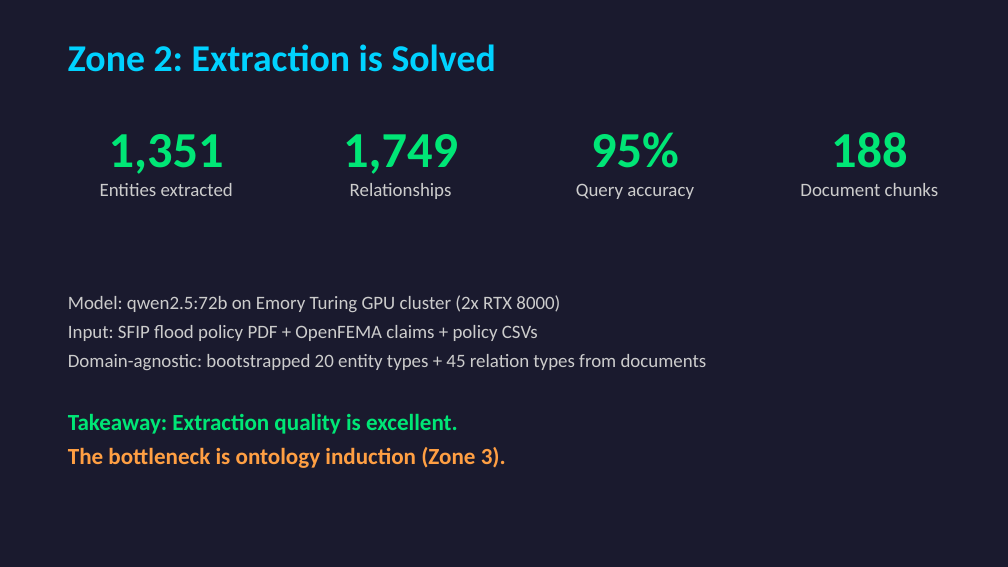
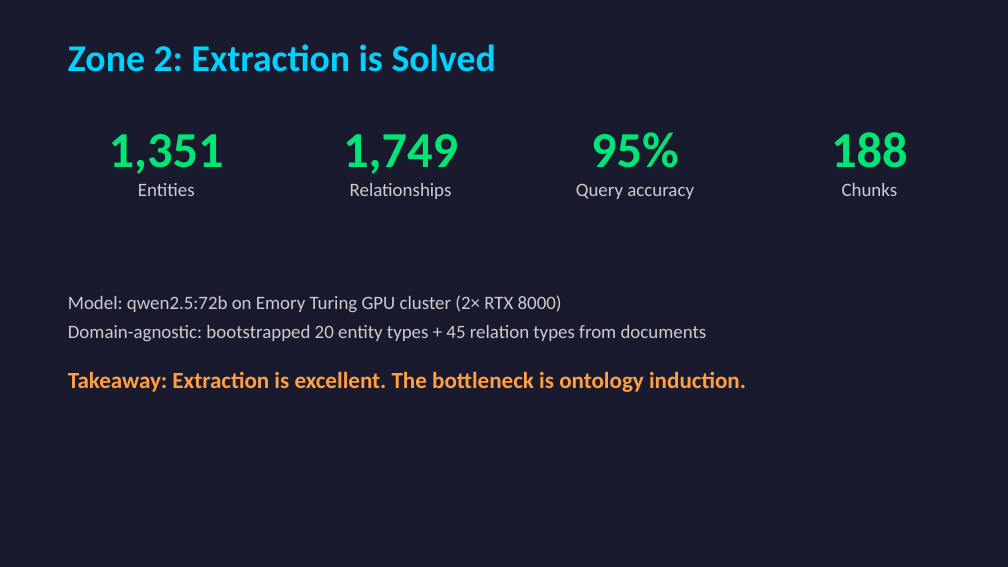
Before and after one commit to xiw-1202/Agentic-Data-Fusion-for-Insurance-Knowledge-Graphs, a slide deck: slide 4 of docs/CS584_Midterm_Presentation.pptx. Drawn at 1008x567 pixels with LibreOffice and Linux fonts; fonts in the diff are those of the drawing. Boxes give left, top, right and bottom in pixels: in the first picture for what was removed or moved away, otherwise in the second. Text is boxed around its words. In the diff, an @@ line names an element or a change of style, - is before the commit and + after.

```diff
--- a/docs/CS584_Midterm_Presentation.pptx
+++ b/docs/CS584_Midterm_Presentation.pptx
@@ text at (138, 183, 195, 196): text changed @@
-Entities extracted
+Entities
@@ text at (842, 183, 898, 196): text changed @@
-Document chunks
+Chunks
@@ text at (68, 295, 562, 312): text changed @@
-Model: qwen2.5:72b on Emory Turing GPU cluster (2x RTX 8000)
-Input: SFIP flood policy PDF + OpenFEMA claims + policy CSVs
+Model: qwen2.5:72b on Emory Turing GPU cluster (2× RTX 8000)
@@ text at (68, 371, 746, 392): text changed @@
-Takeaway: Extraction quality is excellent.
-The bottleneck is ontology induction (Zone 3).
+Takeaway: Extraction is excellent. The bottleneck is ontology induction.
```
Also in this commit, not shown: 7 other slides changed, 3 slides added.
